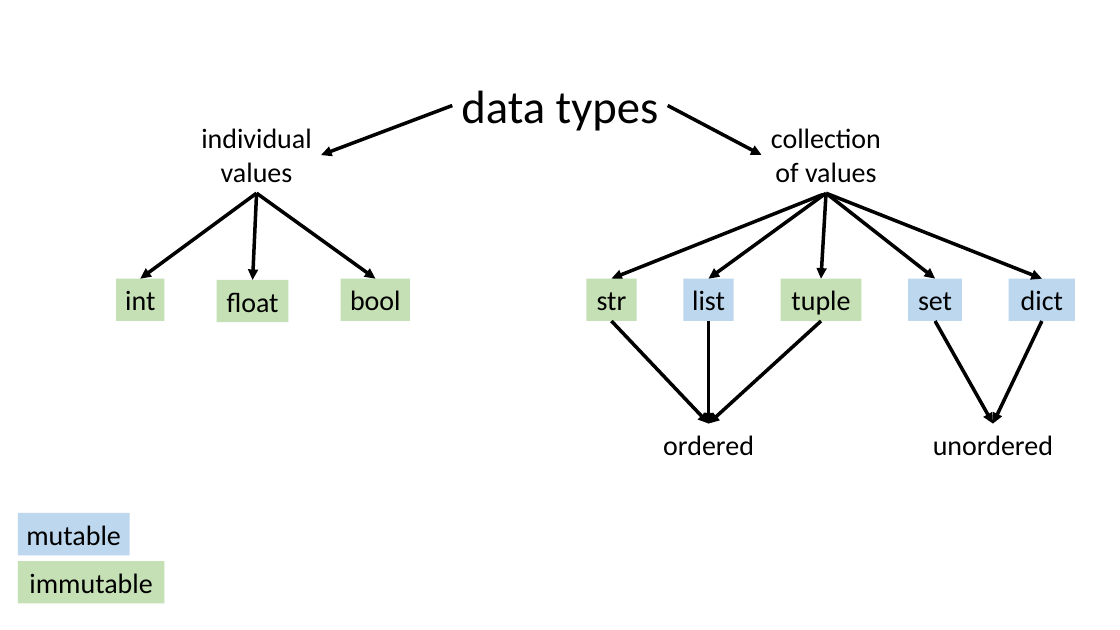
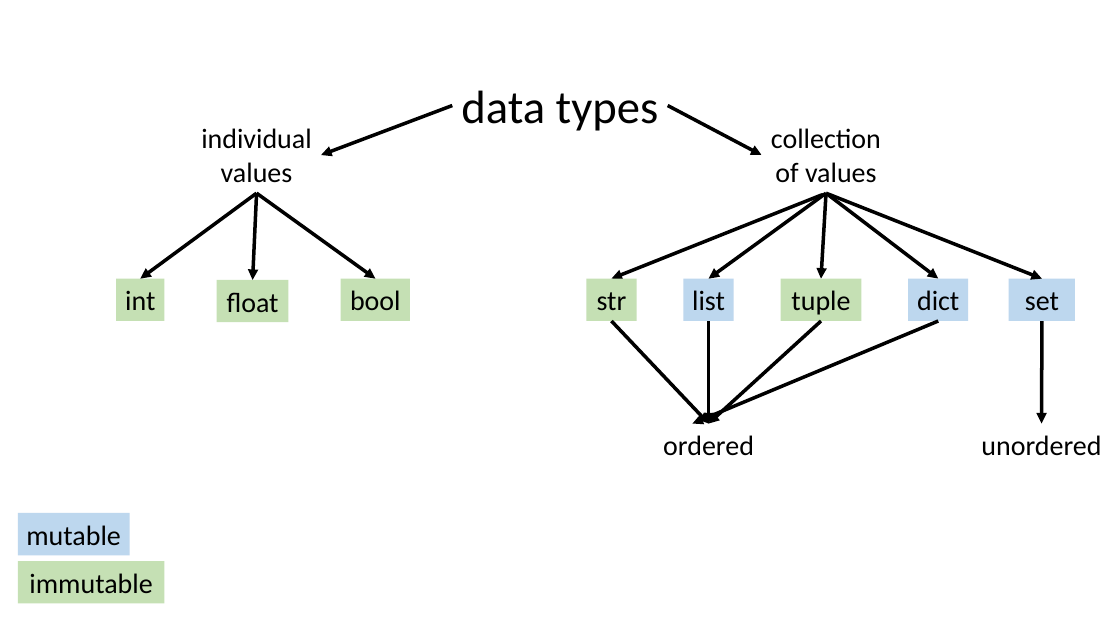
Before and after one commit to UofT-DSI/python, a slide deck: slide 5 of 01_materials/concept_maps.pptx. Drawn at 1120x630 pixels with LibreOffice and Linux fonts; fonts in the diff are those of the drawing. Boxes give left, top, right and bottom in pixels: in the first picture for what was removed or moved away, otherwise in the second. Text is boxed around its words. In the diff, an @@ line names an element or a change of style, - is before the commit and + after.

```diff
--- a/01_materials/concept_maps.pptx
+++ b/01_materials/concept_maps.pptx
@@ arrow moved from (826, 193) - (935, 279) to (826, 193) - (939, 279) @@
@@ rectangle "dict": place and size @@
-rectangle "dict" at bbox=[1009, 279, 1075, 321]
+rectangle "dict" at bbox=[908, 279, 968, 321]
@@ rectangle "set": place and size @@
-rectangle "set" at bbox=[908, 279, 962, 321]
+rectangle "set" at bbox=[1009, 279, 1075, 321]
@@ arrow moved from (935, 321) - (993, 423) to (939, 321) - (692, 423) @@
@@ arrow moved from (1042, 321) - (993, 423) to (1042, 321) - (1042, 423) @@
@@ text "unordered": place and size @@
-text "unordered" at bbox=[933, 435, 1053, 456]
+text "unordered" at bbox=[981, 435, 1101, 456]
```
Also in this commit, not shown: 1 other file.
